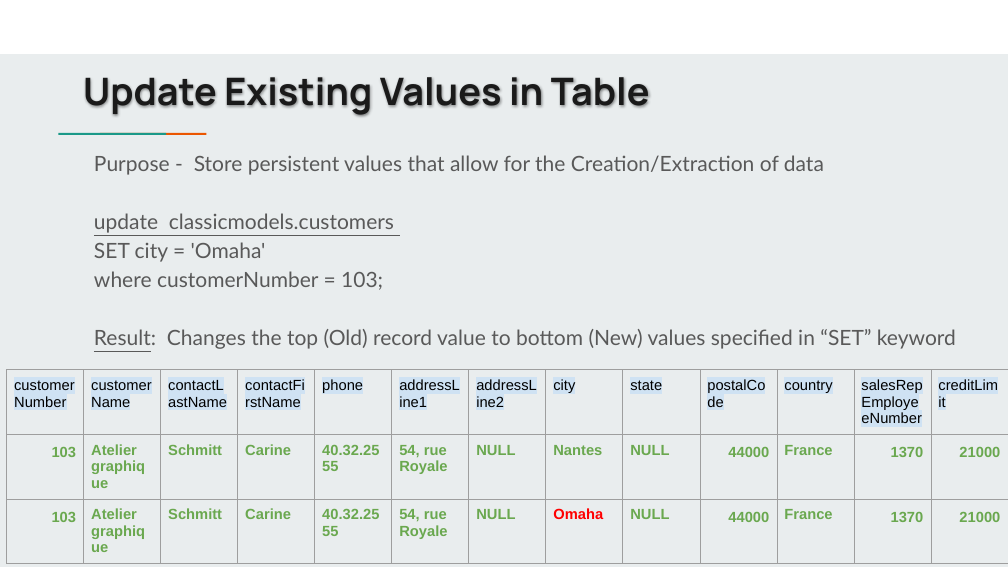
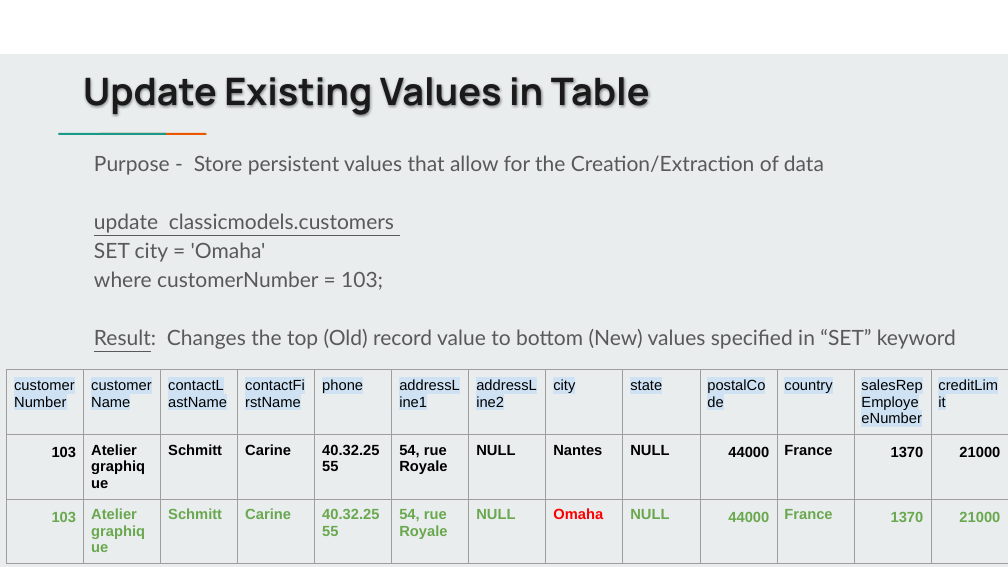
Before and after one commit to jbergmann56/OSDA-DataManipulationAndManagement, a slide deck: slide 10 of Lectures/Manipulating Data Pt. 1 (3).pptx. Drawn at 1008x567 pixels with LibreOffice and Linux fonts; fonts in the diff are those of the drawing. Boxes give left, top, right and bottom in pixels: in the first picture for what was removed or moved away, otherwise in the second. Text is boxed around its words. In the diff, an @@ line names an element or a change of style, - is before the commit and + after.

```diff
--- a/Lectures/Manipulating Data Pt. 1 (3).pptx
+++ b/Lectures/Manipulating Data Pt. 1 (3).pptx
@@ table at bbox=[7, 370, 1008, 567] @@
@@ text colour #6AA84F to #000000 in "103", "Atelier graphique", "Schmitt", "Carine" and 9 more places @@
```
Also in this commit, not shown: 4 other slides changed, 1 slide removed.
